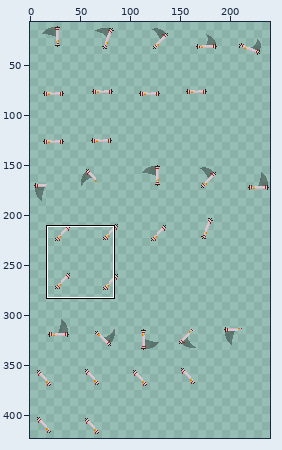
Sprite sheet: client/img/1/NFT_28d12b4d6052b8b99b17f8708944ae0f0b655f5fe4e9899149e63e45b52f53f7.png. The picture above shows the old version from afar; the outline marks the close-up.
Close-up. Before:
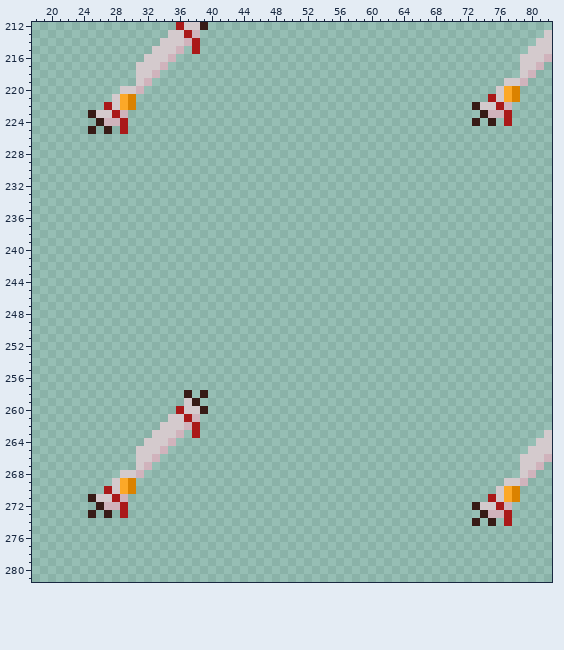
The file is 240x432 pixels. Shown: x 18..82, y 212..281. The wide view leaves out empty margins. The commit also changed other parts of the picture, which this record leaves out.
The result:
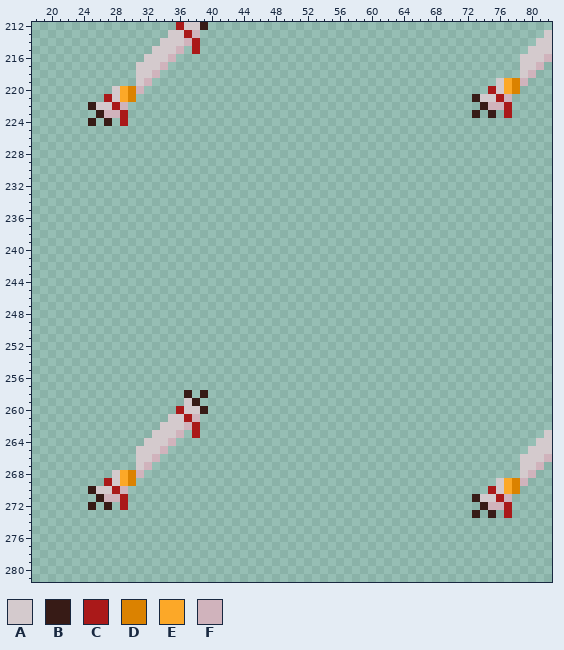
Palette (. is transparent): A #d4cacd  B #371b16  C #aa1919  D #db8200  E #fca828  F #d0b3bc
The edit:
@@ x 18..82 @@
 218 .............AAF.............................................AF..
-219 .............AF............................................AAF...
-220 ...........AAF............................................AED....
-221 ..........AED............................................CAED....
-222 .........CAED..........................................BAACF.....
-223 .......BAACF............................................BFFC.....
-224 ........BFFC...........................................B.B.C.....
-225 .......B.B.C.....................................................
+219 .............AF...........................................AEDF...
+220 ..........AEDF...........................................CAED....
+221 .........CAED..........................................BAACF.....
+222 .......BAACF............................................BFFC.....
+223 ........BFFC...........................................B.B.C.....
+224 .......B.B.C.....................................................
+225 .................................................................
 226 .................................................................
@@ x 18..82 @@
 267 .............AF..............................................AAF.
-268 ...........AAF...............................................AF..
-269 ..........AED..............................................AAF...
-270 .........CAED.............................................AED....
-271 .......BAACF.............................................CAED....
-272 ........BFFC...........................................BAACF.....
-273 .......B.B.C............................................BFFC.....
-274 .......................................................B.B.C.....
+268 ..........AEDF...............................................AF..
+269 .........CAED.............................................AEDF...
+270 .......BAACF.............................................CAED....
+271 ........BFFC...........................................BAACF.....
+272 .......B.B.C............................................BFFC.....
+273 .......................................................B.B.C.....
+274 .................................................................
 275 .................................................................
